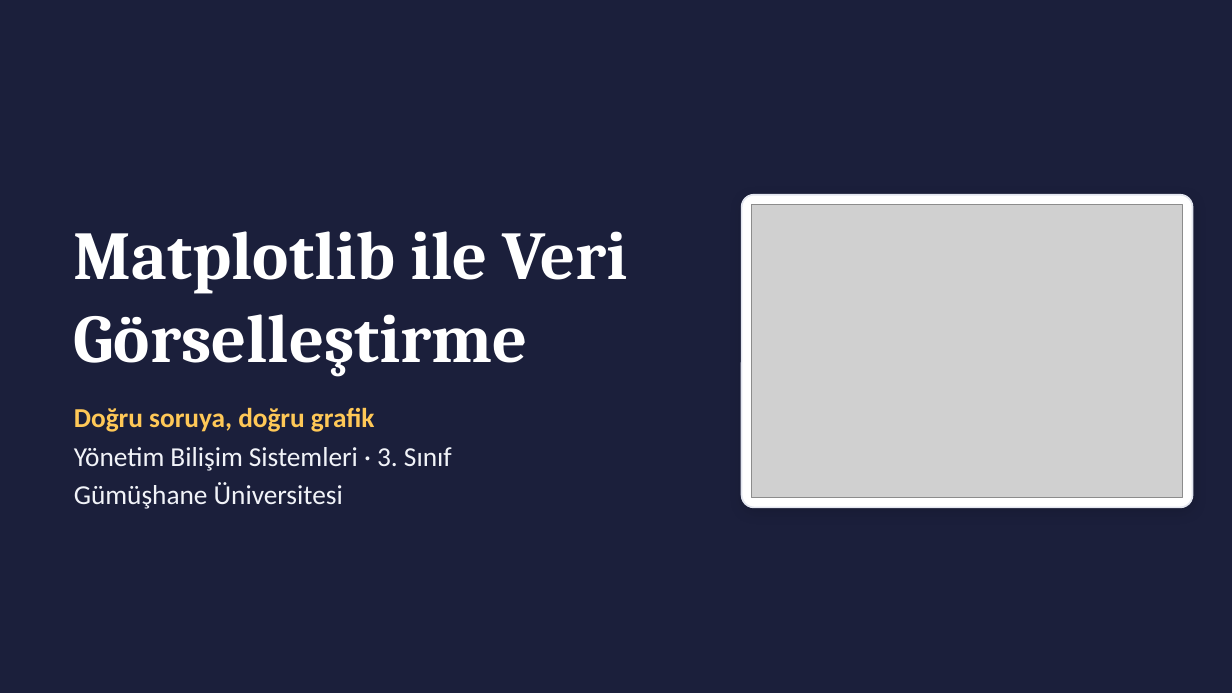
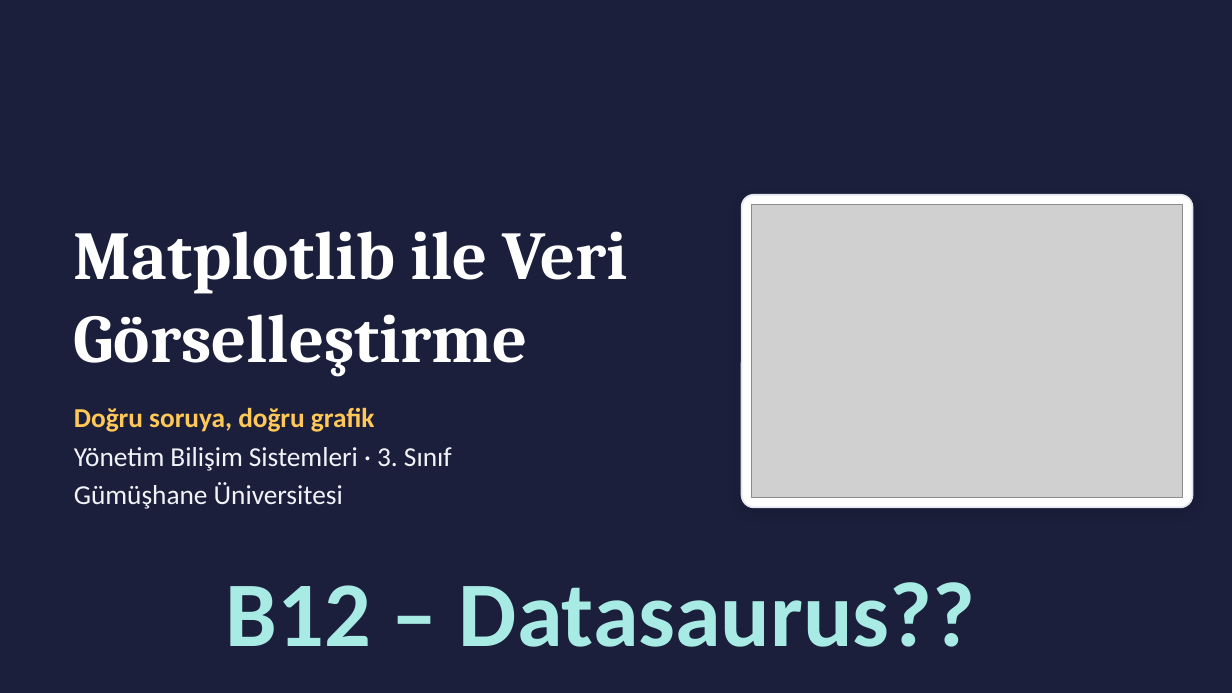
Before and after one commit to kahramankostas/YBS-DataMining, a slide deck: slide 1 of hafta7/Matplotlib_Veri_Gorsellestirme.pptx. Drawn at 1232x693 pixels with LibreOffice and Linux fonts; fonts in the diff are those of the drawing; grey boxes stand for pictures. Boxes give left, top, right and bottom in pixels: in the first picture for what was removed or moved away, otherwise in the second. Text is boxed around its words. In the diff, an @@ line names an element or a change of style, - is before the commit and + after.

```diff
--- a/hafta7/Matplotlib_Veri_Gorsellestirme.pptx
+++ b/hafta7/Matplotlib_Veri_Gorsellestirme.pptx
@@ text added at box(226, 582, 975, 647), 54 pt, text #A8EBE4, bold @@
+B12 – Datasaurus??
```
Also in this commit, not shown: 2 slides added, 1 other file.
